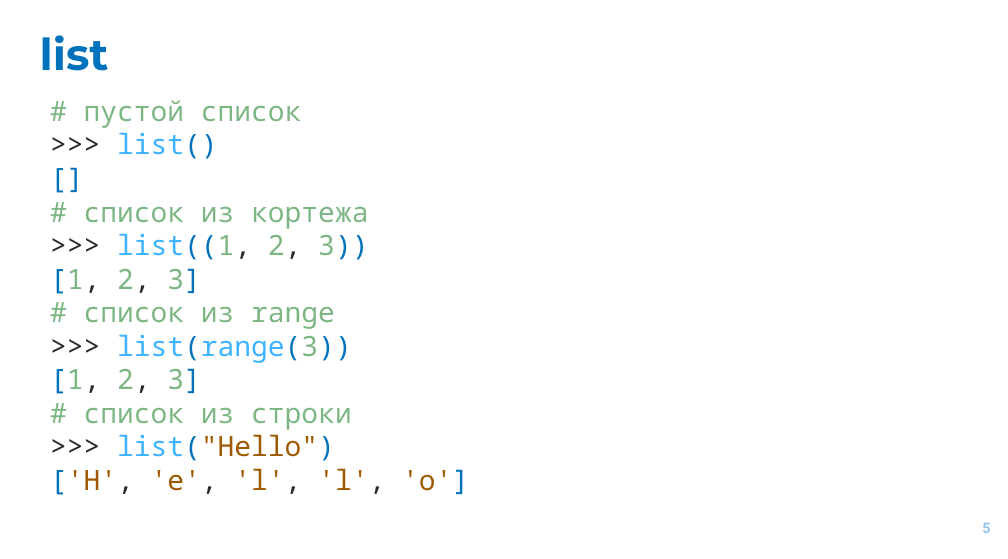
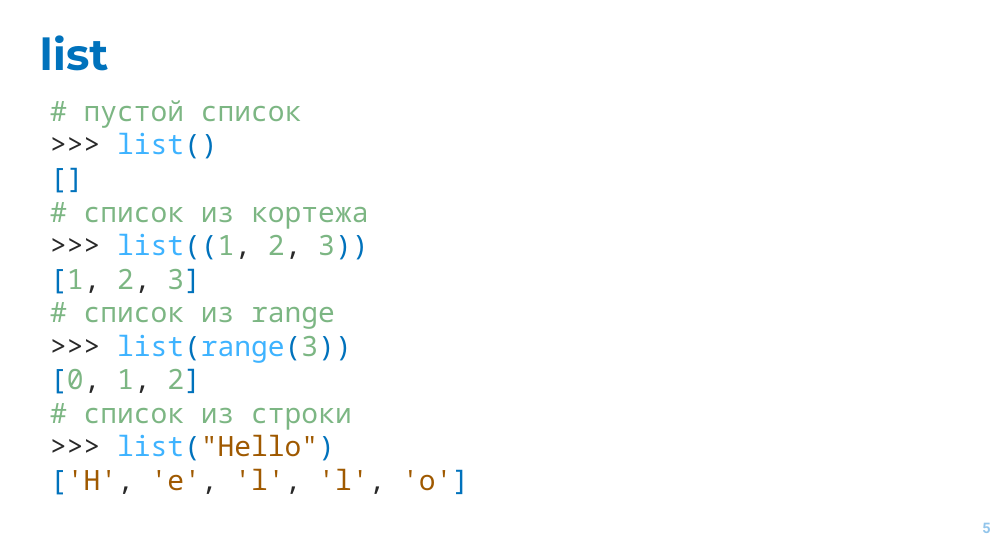
Before and after one commit to EvgrafovMichail/python_mipt_dafe, a slide deck: slide 5 of lessons/sem01/lesson04/lists_n_tuples.pptx. Drawn at 1008x559 pixels with LibreOffice and Linux fonts; fonts in the diff are those of the drawing. Boxes give left, top, right and bottom in pixels: in the first picture for what was removed or moved away, otherwise in the second. Text is boxed around its words. In the diff, an @@ line names an element or a change of style, - is before the commit and + after.

Commit message:
Fix example in sem1 les3 presentation

```diff
--- a/lessons/sem01/lesson04/lists_n_tuples.pptx
+++ b/lessons/sem01/lesson04/lists_n_tuples.pptx
@@ text at (50,368,201,394): text changed @@
-[1, 2, 3]
+[0, 1, 2]
```
